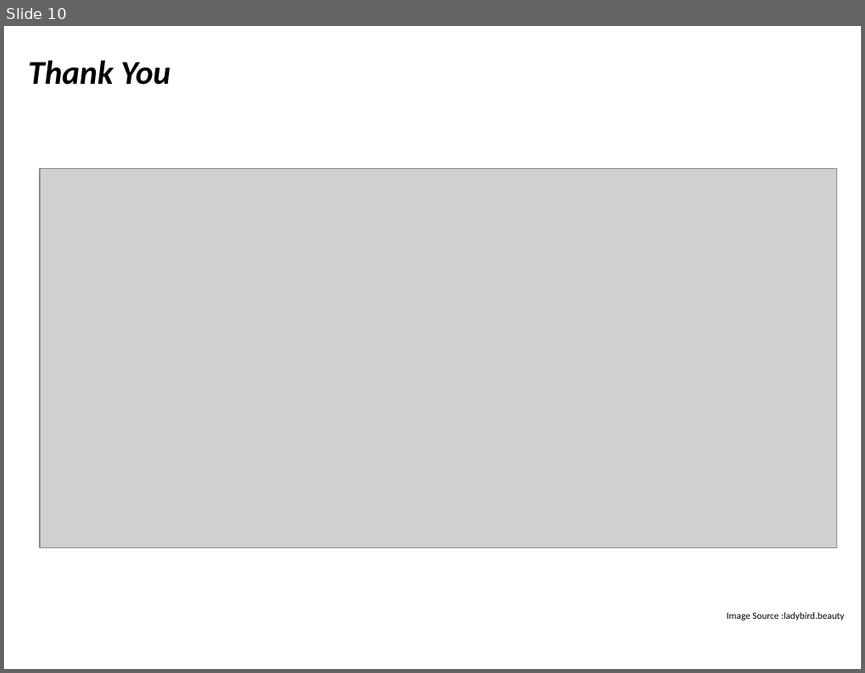
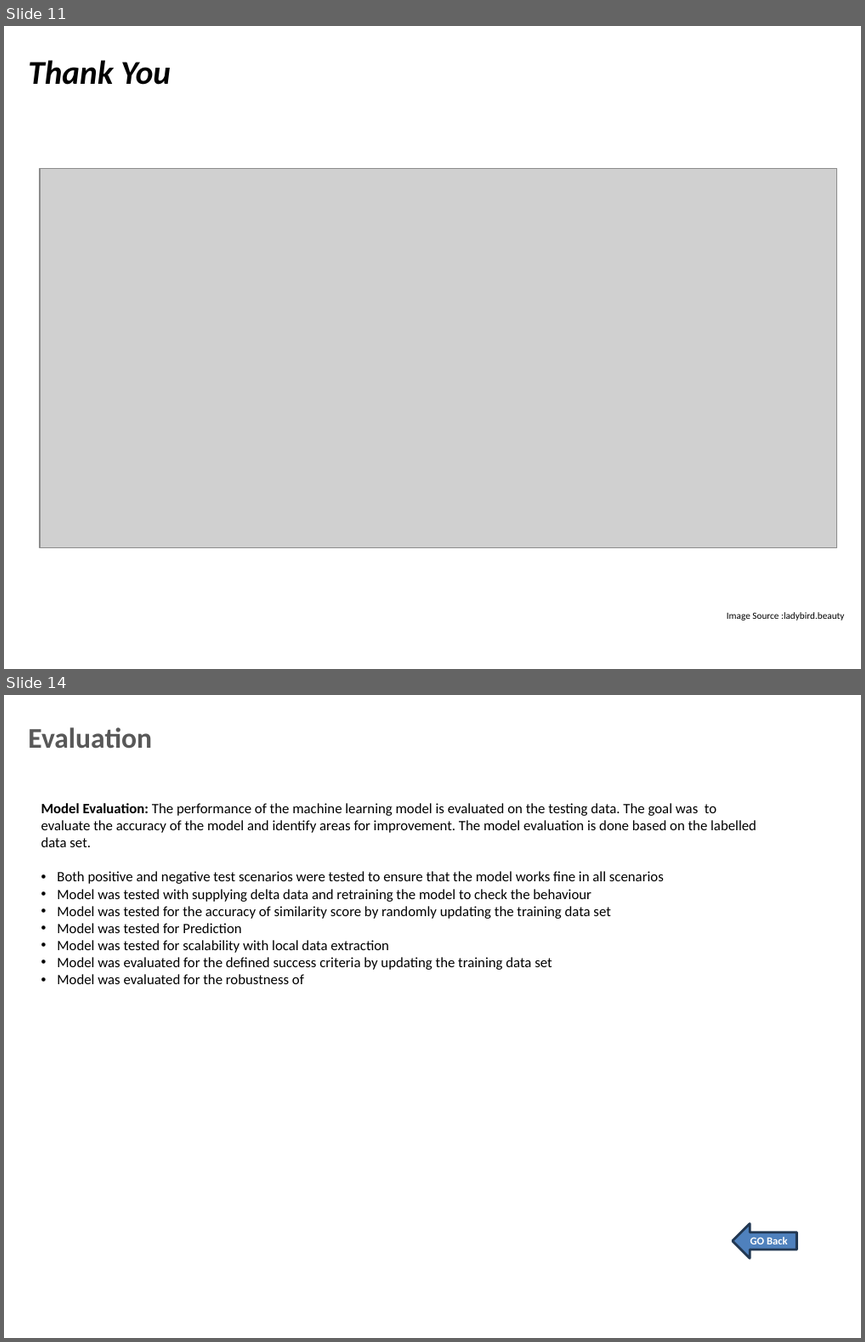
Before and after one commit to anirudhyadav/ISBG4FP1, a slide deck: Foundation_Project_G4__Final_Review_Trending_Jobs.pptx. Shown one above the other, each under a label of ours: slide 10 before the commit, slides 11 and 14 after it; the slides between them are not shown. The pictures are 865x673 and 865x1342 pixels, drawn with LibreOffice and Linux fonts; fonts in the diff are those of the drawing; grey boxes stand for pictures; background and template pictures are left out. Boxes give left, top, right and bottom in pixels: in the first picture for what was removed or moved away, otherwise in the second. Text is boxed around its words. In the diff, an @@ line names an element or a change of style, - is before the commit and + after.

Commit message:
Prediction submission

```diff
--- a/Foundation_Project_G4__Final_Review_Trending_Jobs.pptx
+++ b/Foundation_Project_G4__Final_Review_Trending_Jobs.pptx
@@ slide 14 added at (x1=4, y1=695, x2=861, y2=1338), background picture (left out); not listed: 1 template element that a slide beside it also shows @@
@@ title added at (x1=28, y1=727, x2=152, y2=748), 24 pt, text #585858, bold @@
+Evaluation
@@ text added at (x1=41, y1=803, x2=756, y2=984), 12 pt, text #000000 @@
+Model Evaluation: The performance of the machine learning model is evaluated on the testing data. The goal was to evaluate the accuracy of the model and identify areas for improvement. The model evaluation is done based on the labelled data set.
+• Both positive and negative test scenarios were tested to ensure that the model works fine in all scenarios
+• Model was tested with supplying delta data and retraining the model to check the behaviour
+• Model was tested for the accuracy of similarity score by randomly updating the training data set
+• Model was tested for Prediction
+• Model was tested for scalability with local data extraction
+• Model was evaluated for the defined success criteria by updating the training data set
+• Model was evaluated for the robustness of
@@ left arrow added at (x1=732, y1=1224, x2=796, y2=1258), fill #4F81BD, outline #233953 2 pt, 9 pt, text #FFFFFF, bold @@
+GO Back
@@ what was slide 10 is now slide 11 @@
```
Also in this commit, not shown: 6 slides changed, 4 other slides added, 2 slides removed, 2 other files.
